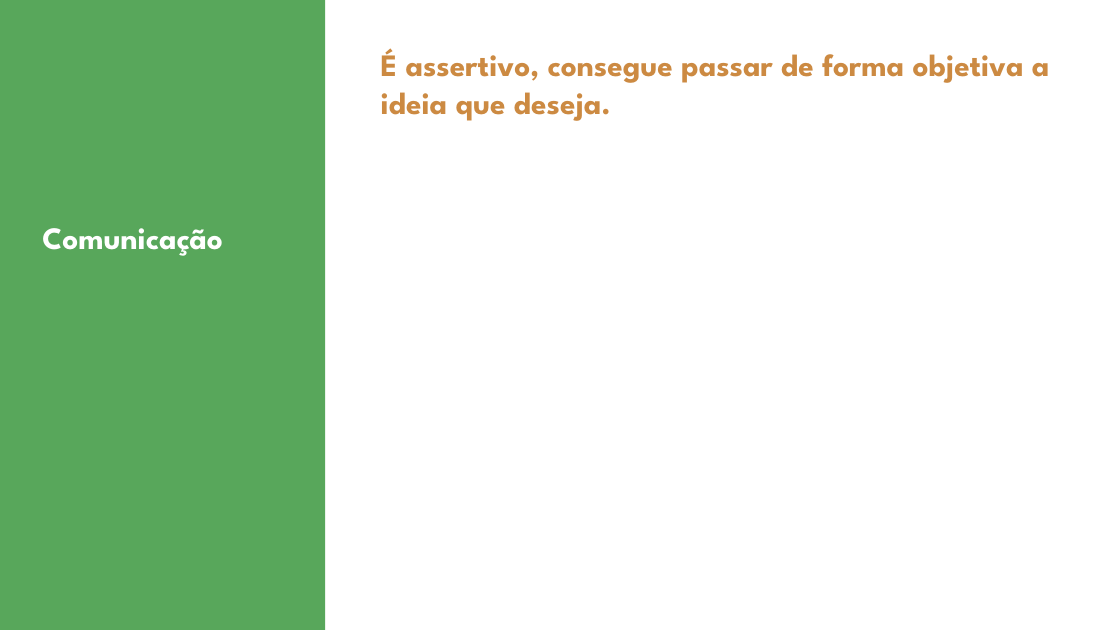
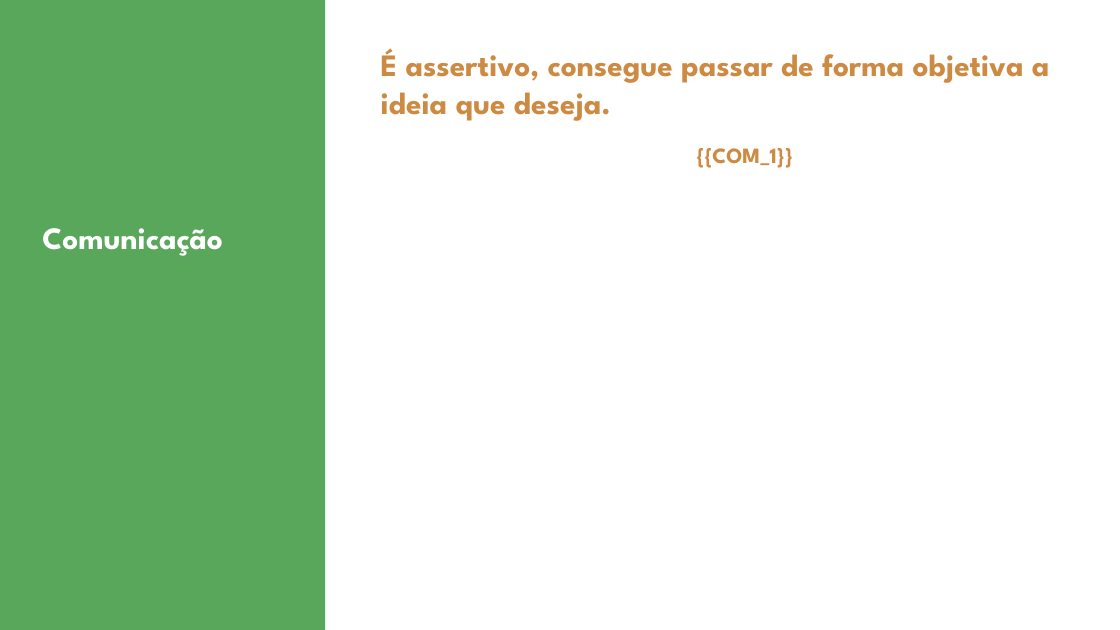
Before and after one commit to hugobovareto/Avaliacao-de-Desempenho-2025, a slide deck: slide 14 of templates/[GARN] Modelo de apresentação de slides.pptx. Drawn at 1120x630 pixels with LibreOffice and Linux fonts; fonts in the diff are those of the drawing; background and template pictures are left out. Boxes give left, top, right and bottom in pixels: in the first picture for what was removed or moved away, otherwise in the second. Text is boxed around its words. In the diff, an @@ line names an element or a change of style, - is before the commit and + after.

```diff
--- a/templates/[GARN] Modelo de apresentação de slides.pptx
+++ b/templates/[GARN] Modelo de apresentação de slides.pptx
@@ text added at <box>696,148,793,168</box>, 14 pt, text #CC8A42, bold @@
+{{COM_1}}
```
Also in this commit, not shown: 27 other slides changed, 4 other files.
